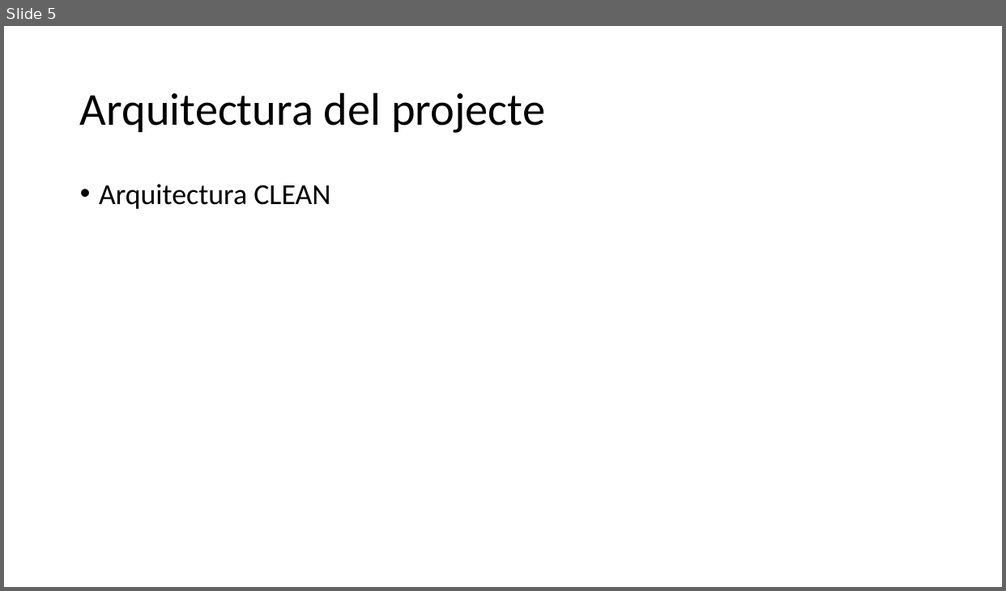
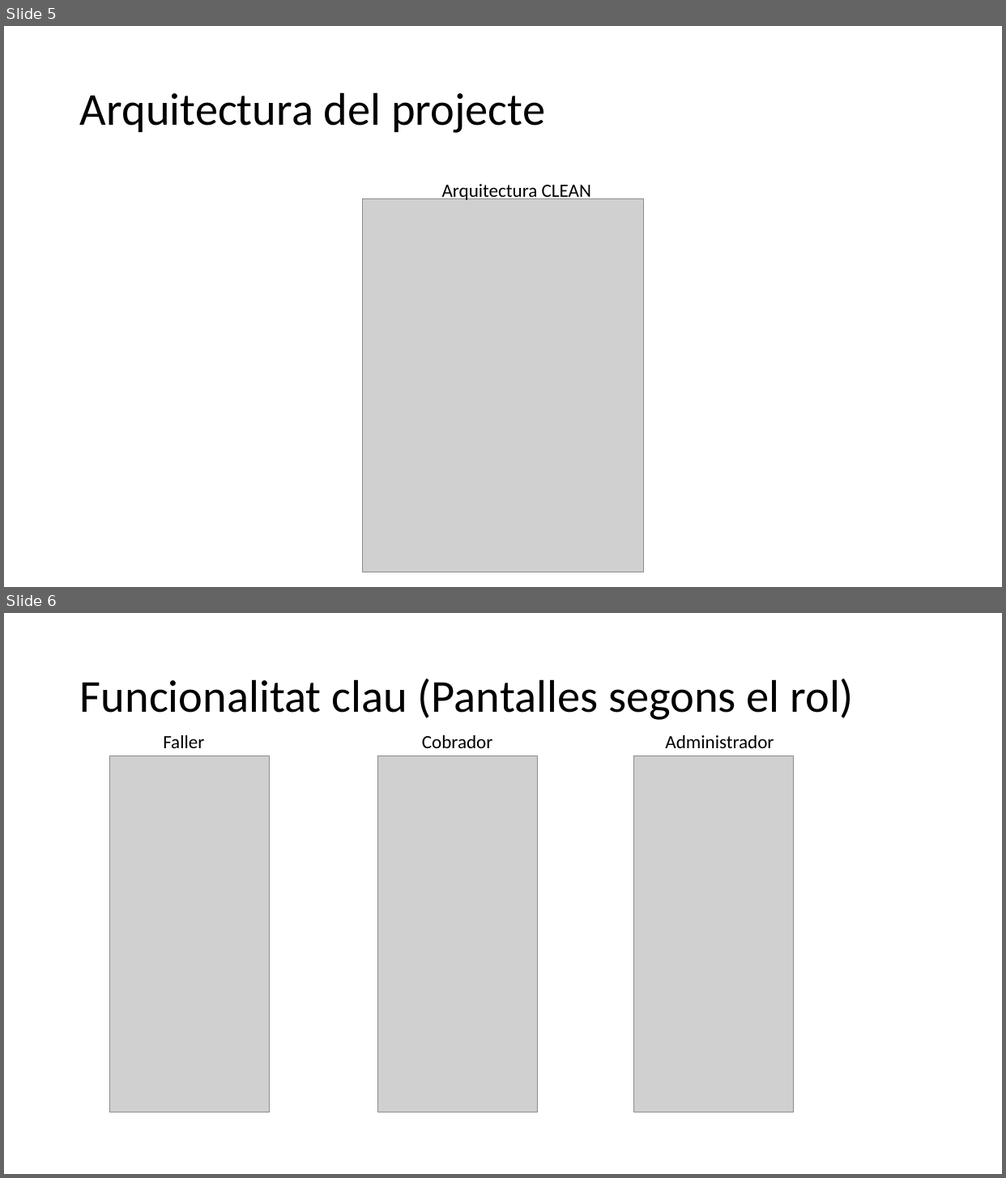
Before and after one commit to JoelFusterBosch/Projecte_Final_DAM_Gestio-_d_una_falla, a slide deck: Presentació/Gestió d’una falla.pptx. Shown one above the other, each under a label of ours: slide 5 before the commit, slides 5 and 6 after it. The pictures are 1006x591 and 1006x1178 pixels, drawn with LibreOffice and Linux fonts; fonts in the diff are those of the drawing; grey boxes stand for pictures. Boxes give left, top, right and bottom in pixels: in the first picture for what was removed or moved away, otherwise in the second. Text is boxed around its words. In the diff, an @@ line names an element or a change of style, - is before the commit and + after.

Commit message:
Acabada la memòria+xicotetes modificacions a algunes pantalles i funcions de Flutter

```diff
--- a/Presentació/Gestió d’una falla.pptx
+++ b/Presentació/Gestió d’una falla.pptx
@@ slide 6 added at (4,613,1002,1174), background #FFFFFF @@
@@ title added at (80,679,854,720), 44 pt, text #000000 @@
+Funcionalitat clau (Pantalles segons el rol)
@@ picture added at (109,756,269,1112) @@
@@ text added at (163,735,204,748), 18 pt, text #000000 @@
+Faller
@@ picture added at (378,756,538,1112) @@
@@ text added at (422,735,493,748), 18 pt, text #000000 @@
+Cobrador
@@ picture added at (633,756,793,1112) @@
@@ text added at (665,735,774,748), 18 pt, text #000000 @@
+Administrador
@@ slide 5 changed as well @@
@@ text "Arquitectura CLEAN": place and size @@
-text "Arquitectura CLEAN" at (99,184,330,209)
+text "Arquitectura CLEAN" at (442,184,591,203)
@@ text "Arquitectura CLEAN" at (442,184,591,203): size 28 to 18 pt; bullet • to none; line spacing 0.9 to 1; less space between paragraphs @@
@@ picture added at (363,199,643,572) @@
```
Also in this commit, not shown: 3 other slides changed, 8 other slides added, 3 slides removed, 11 other files.
